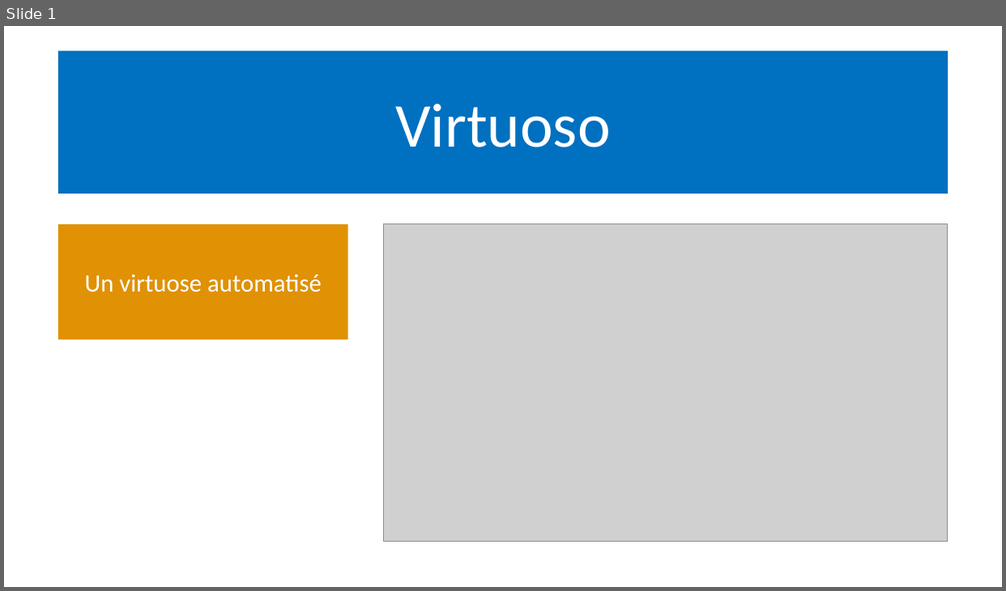
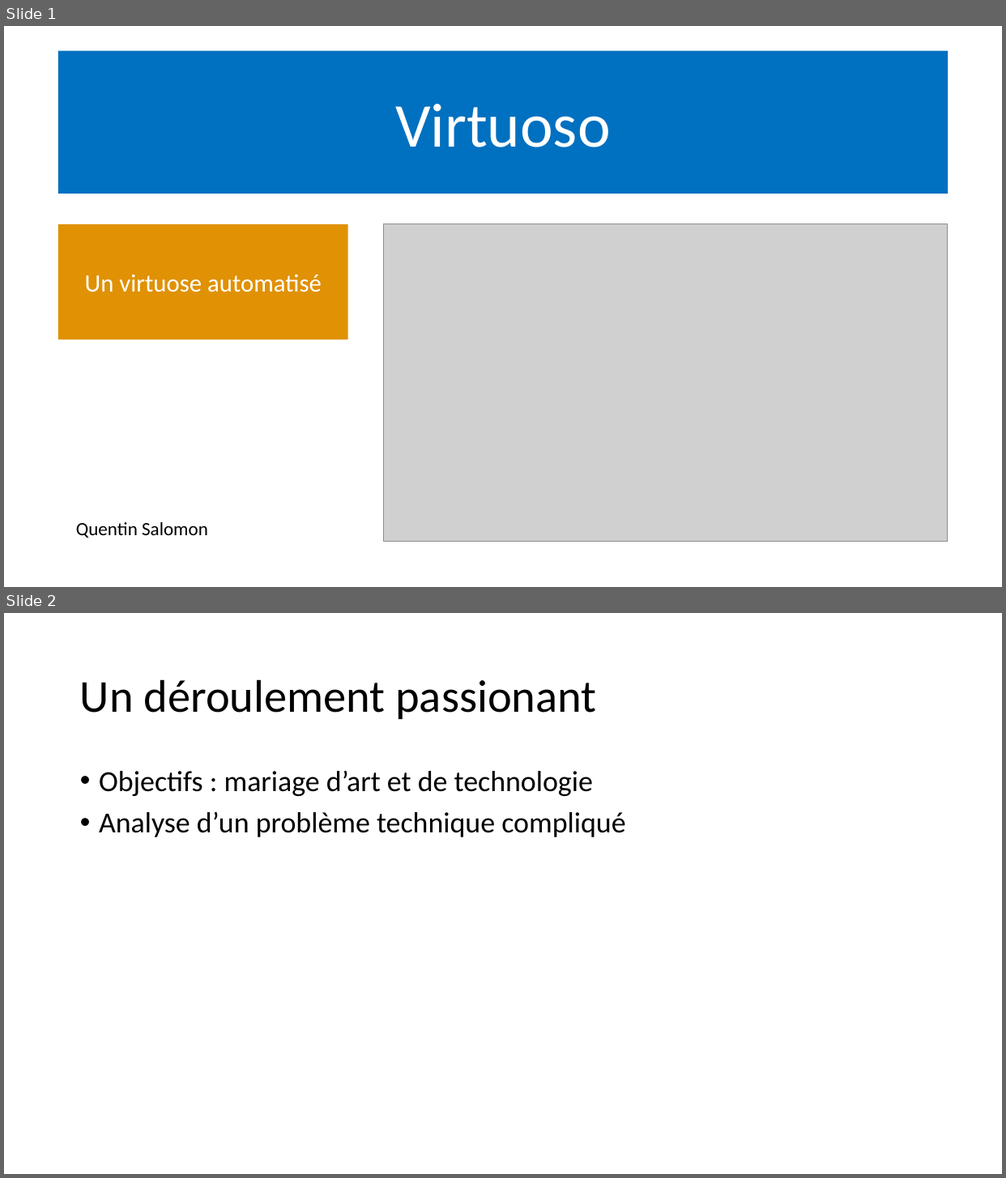
Before and after one commit to QuentinSalomon/TB, a slide deck: Administratif/Presentation intermediare/Presentation intermédiaire.pptx. Shown one above the other, each under a label of ours: slide 1 before the commit, slides 1 and 2 after it. The pictures are 1006x591 and 1006x1178 pixels, drawn with LibreOffice and Linux fonts; fonts in the diff are those of the drawing; grey boxes stand for pictures. Boxes give left, top, right and bottom in pixels: in the first picture for what was removed or moved away, otherwise in the second. Text is boxed around its words. In the diff, an @@ line names an element or a change of style, - is before the commit and + after.

```diff
--- a/Administratif/Presentation intermediare/Presentation intermédiaire.pptx
+++ b/Administratif/Presentation intermediare/Presentation intermédiaire.pptx
@@ slide 2 added at box(4, 613, 1002, 1174), background #FFFFFF @@
@@ title added at box(80, 679, 596, 719), 44 pt, text #000000 @@
+Un déroulement passionant
@@ text added at box(99, 771, 625, 837), 28 pt, text #000000 @@
+• Objectifs : mariage d’art et de technologie
+• Analyse d’un problème technique compliqué
@@ slide 1 changed as well @@
@@ text added at box(76, 523, 208, 538), 18 pt, text #000000 @@
+Quentin Salomon
```
Also in this commit, not shown: 2 other slides changed, 7 other slides added, 2 slides removed, 2 other files.
